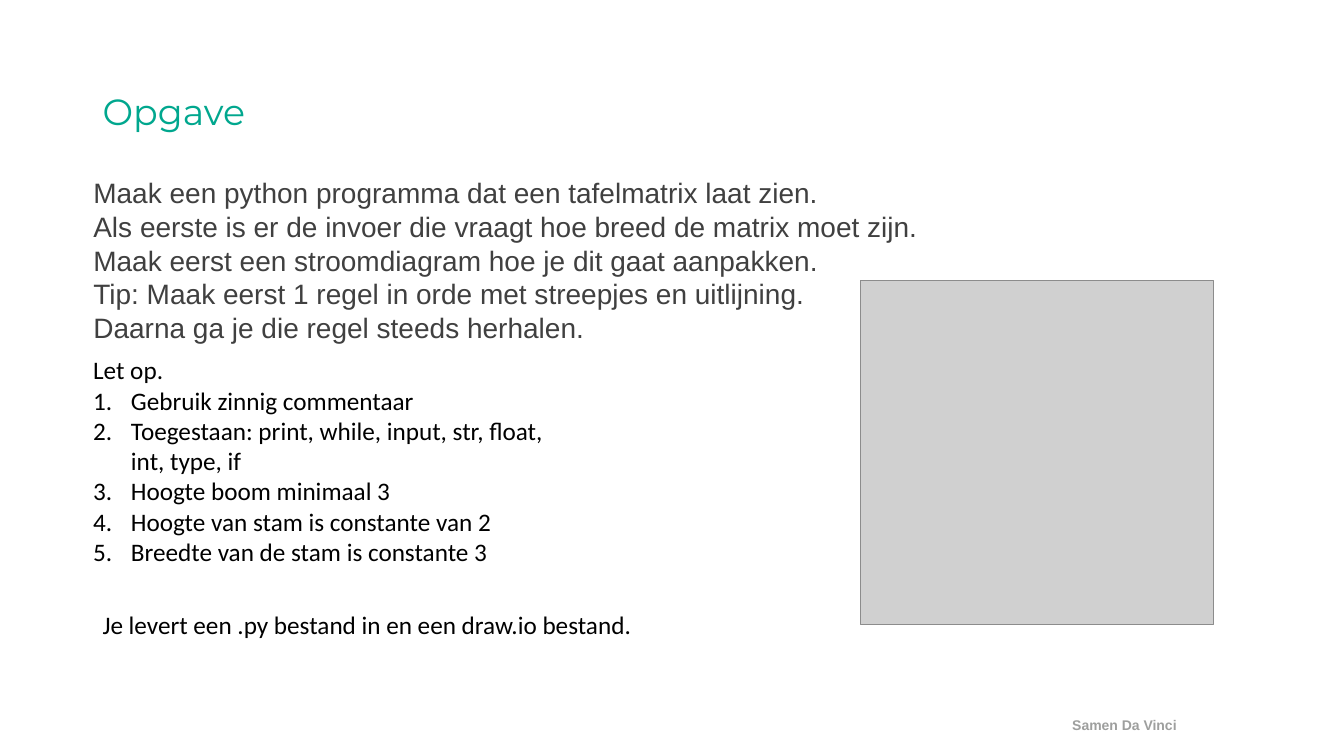
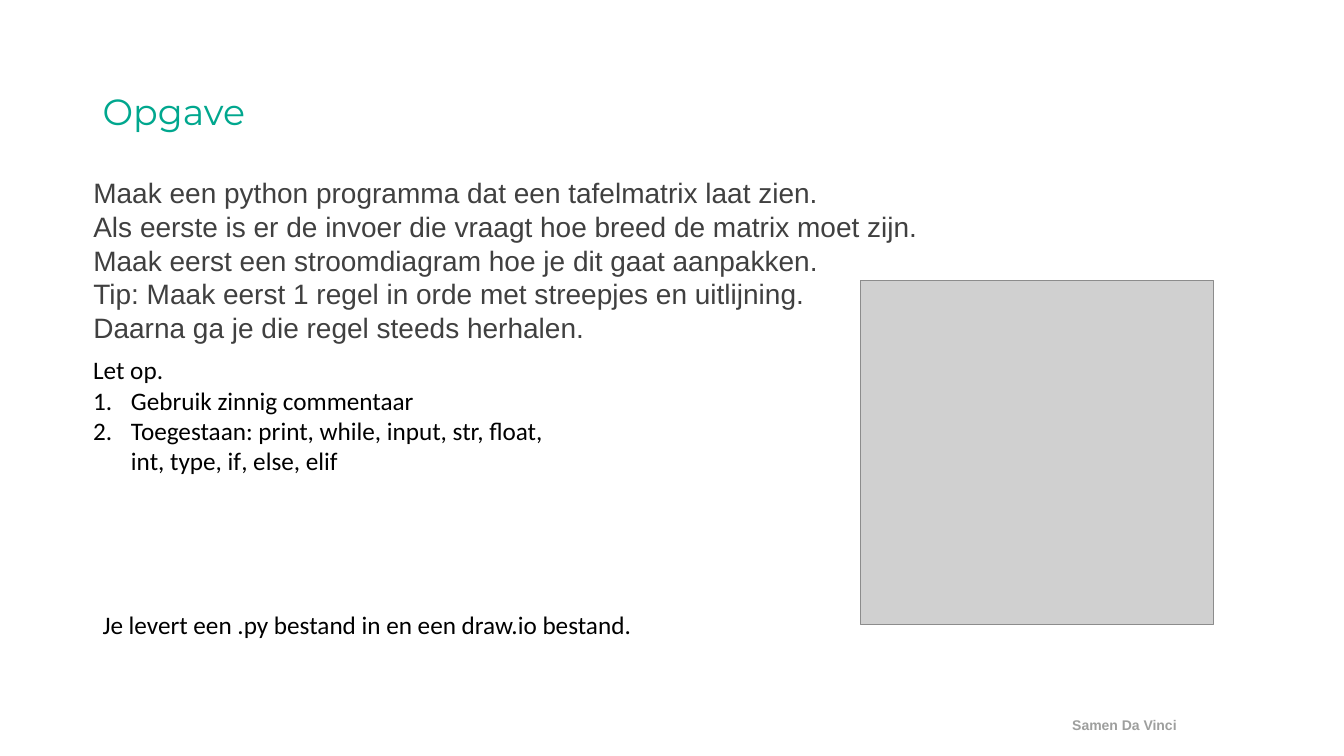
Before and after one commit to ArjanKam/Onderwijs, a slide deck: slide 2 of L01P03 - Smartlab IOT - Python 1/L01P03 - Eindtoets/L01P03C - Toets.pptx. Drawn at 1344x756 pixels with LibreOffice and Linux fonts; fonts in the diff are those of the drawing; grey boxes stand for pictures; background and template pictures are left out. Boxes give left, top, right and bottom in pixels: in the first picture for what was removed or moved away, otherwise in the second. Text is boxed around its words. In the diff, an @@ line names an element or a change of style, - is before the commit and + after.

```diff
--- a/L01P03 - Smartlab IOT - Python 1/L01P03 - Eindtoets/L01P03C - Toets.pptx
+++ b/L01P03 - Smartlab IOT - Python 1/L01P03 - Eindtoets/L01P03C - Toets.pptx
@@ text at [131, 422, 542, 474]: text changed @@
-2. Toegestaan: print, while, input, str, float, int, type, if
-3. Hoogte boom minimaal 3
-4. Hoogte van stam is constante van 2
-5. Breedte van de stam is constante 3
+2. Toegestaan: print, while, input, str, float, int, type, if, else, elif
```
